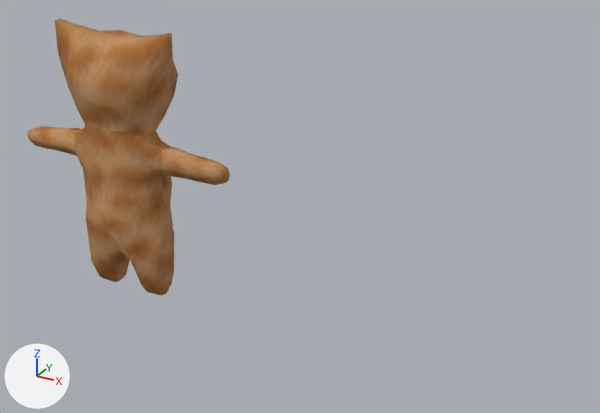
The glTF model modelos/player/Mishi_Animaciones.glb as it was, and as the next commit left it.
The view is the same before and after, from a 50 mm camera at (1.34, -3.95, 1.99) aimed at (-0.72, -0.2, 0.11). Arrows for +X, +Y and +Z are at lower left; the lights stay in place. The first picture is the older version. Where no turn or scale is listed for an object, it has been applied to the vertices.

In view in the first picture: 'Personaje'.
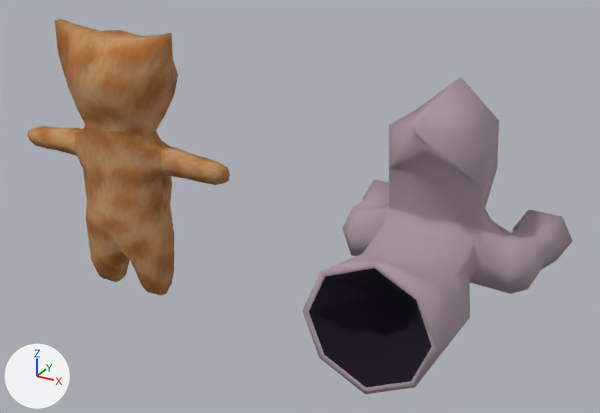
Changed parts and their boxes (x1, y1, x2, y2) in the pictures (600 x 413 px):
'Cube_noimp', added: after (302, 77, 573, 394)
    faces in mat_manta (grey #ad98a3): (302, 77, 573, 394)
    faces in mat_colorsombras (black #120523): (309, 268, 432, 388)

The edits, one by one:
Material 'ColorSombras' (mat_colorsombras) is new.
Its base color is (0.00627, 0.00148, 0.0172) (black #120523).
Its roughness is 1.0.
Material 'Manta' (mat_manta) is new.
Its base color is (0.416, 0.314, 0.366) (grey #ad98a3).
Its roughness is 1.0.
Mesh me_cube_002 is new.
It has 170 vertices, 336 faces and spans x -0.652..0.652, y -0.849..0.512, z -0.49..0.84.
Faces by material slot: [76, 260].
It uses material mat_colorsombras (black #120523).
It uses material mat_manta (grey #ad98a3).
Object 'Cube_noimp' (ob_cube_noimp) is new; it shows me_cube_002.
Its location is (0.0, 0.0, 0.0).
